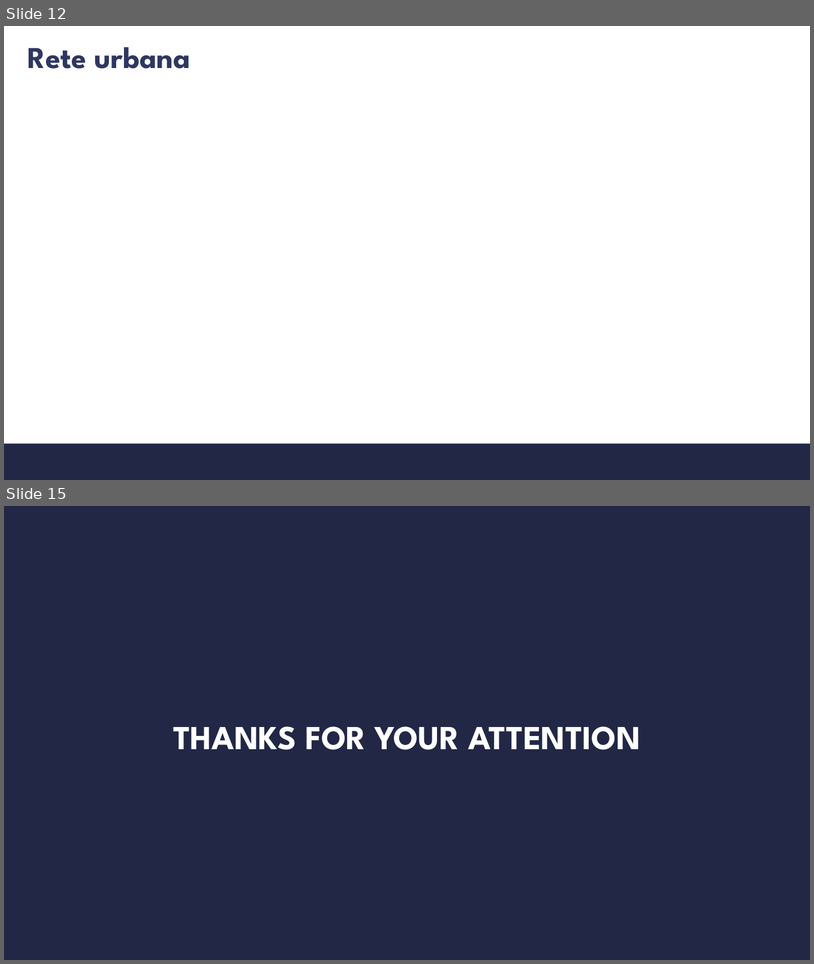
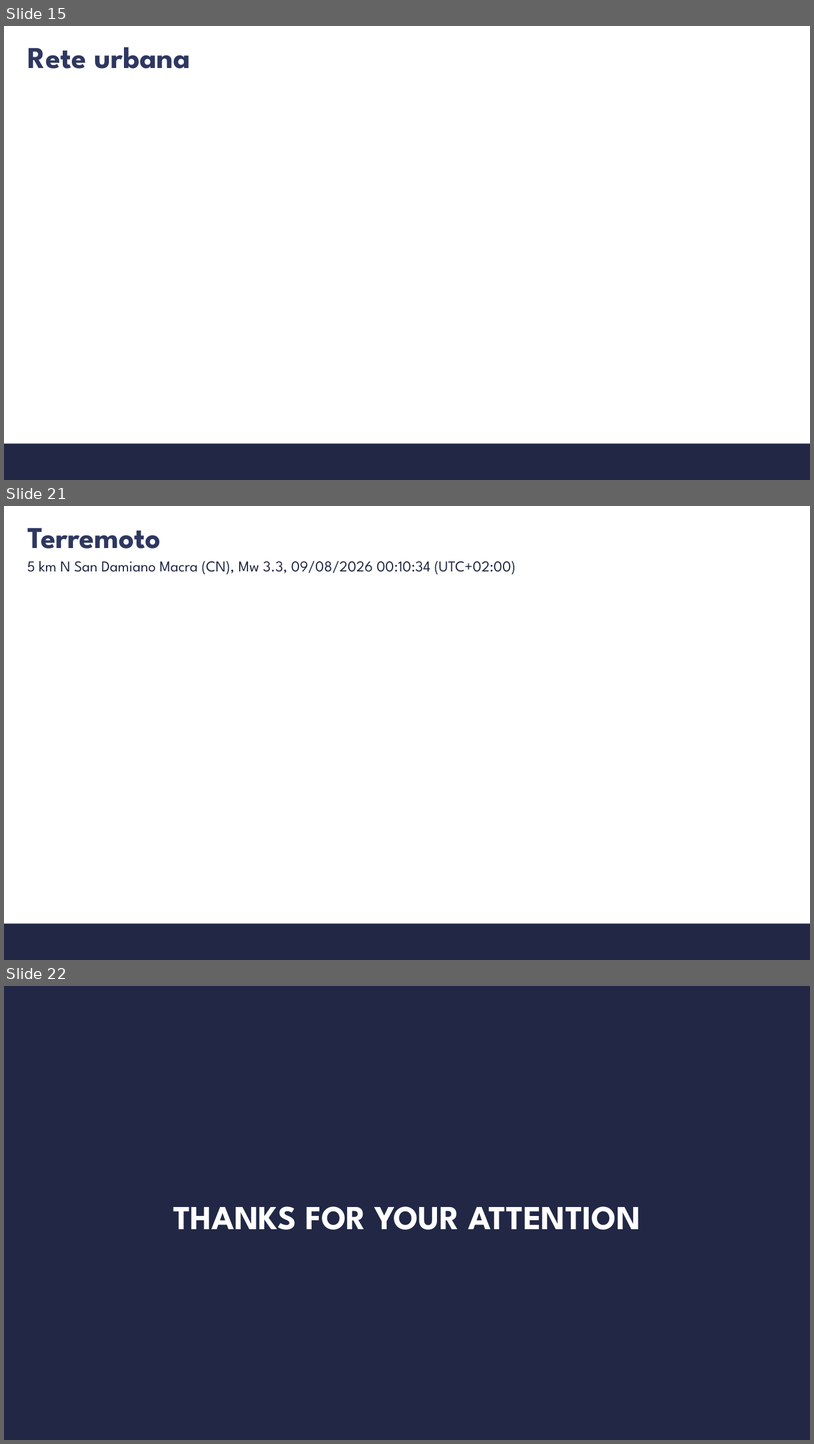
Before and after one commit to s347960/Presentazione, a slide deck: Presentazione_07_09 (1).pptx. Shown one above the other, each under a label of ours: slides 12 and 15 before the commit, slides 15, 21 and 22 after it; the slides between them are not shown. The pictures are 814x964 and 814x1444 pixels, drawn with LibreOffice and Linux fonts; fonts in the diff are those of the drawing; background and template pictures are left out. Boxes give left, top, right and bottom in pixels: in the first picture for what was removed or moved away, otherwise in the second. Text is boxed around its words. In the diff, an @@ line names an element or a change of style, - is before the commit and + after.

```diff
--- a/Presentazione_07_09 (1).pptx
+++ b/Presentazione_07_09 (1).pptx
@@ slide 21 added at [4,506,810,960], background picture (left out); not listed: 1 template element that a slide beside it also shows @@
@@ title added at [27,528,161,549], 36 pt, text #2E3761, bold @@
+Terremoto
@@ text added at [27,561,516,574], 18 pt, text #212745 @@
+5 km N San Damiano Macra (CN), Mw 3.3, 09/08/2026 00:10:34 (UTC+02:00)
@@ what was slide 12 is now slide 15 @@
@@ what was slide 15 is now slide 22 @@
```
Also in this commit, not shown: 4 slides changed, 8 other slides added, 2 slides removed, 1 other file.
